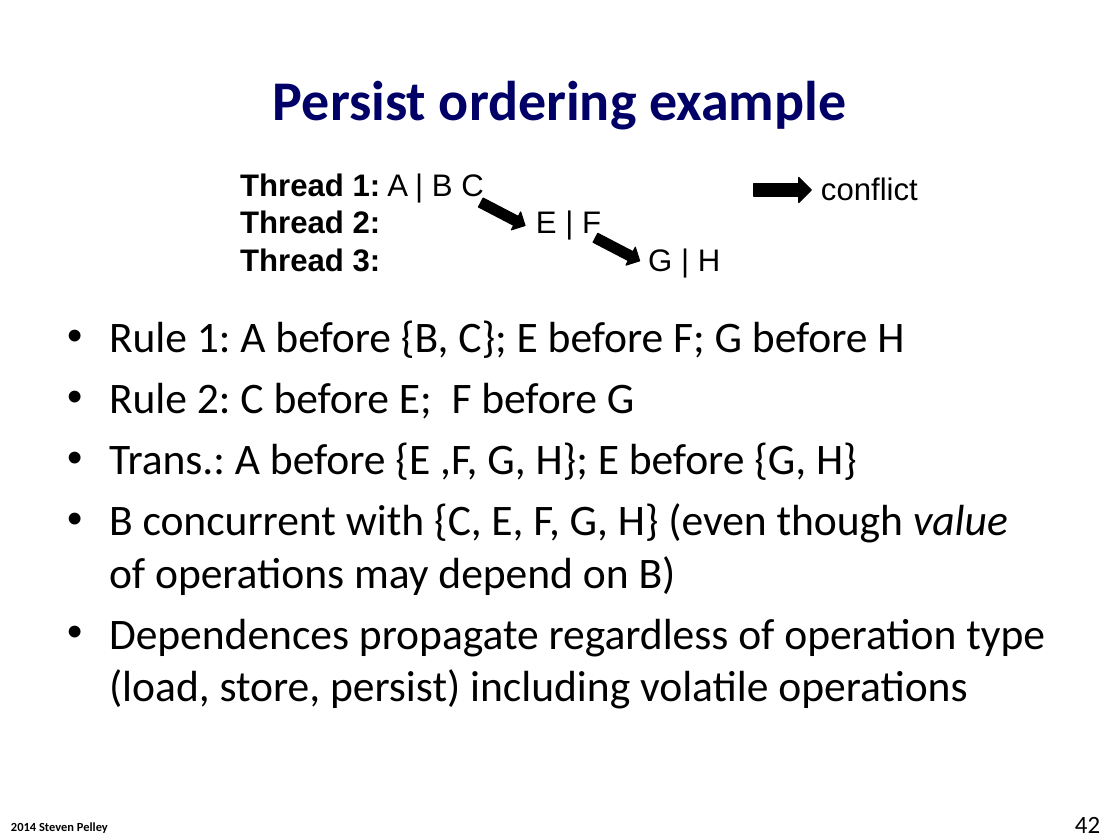
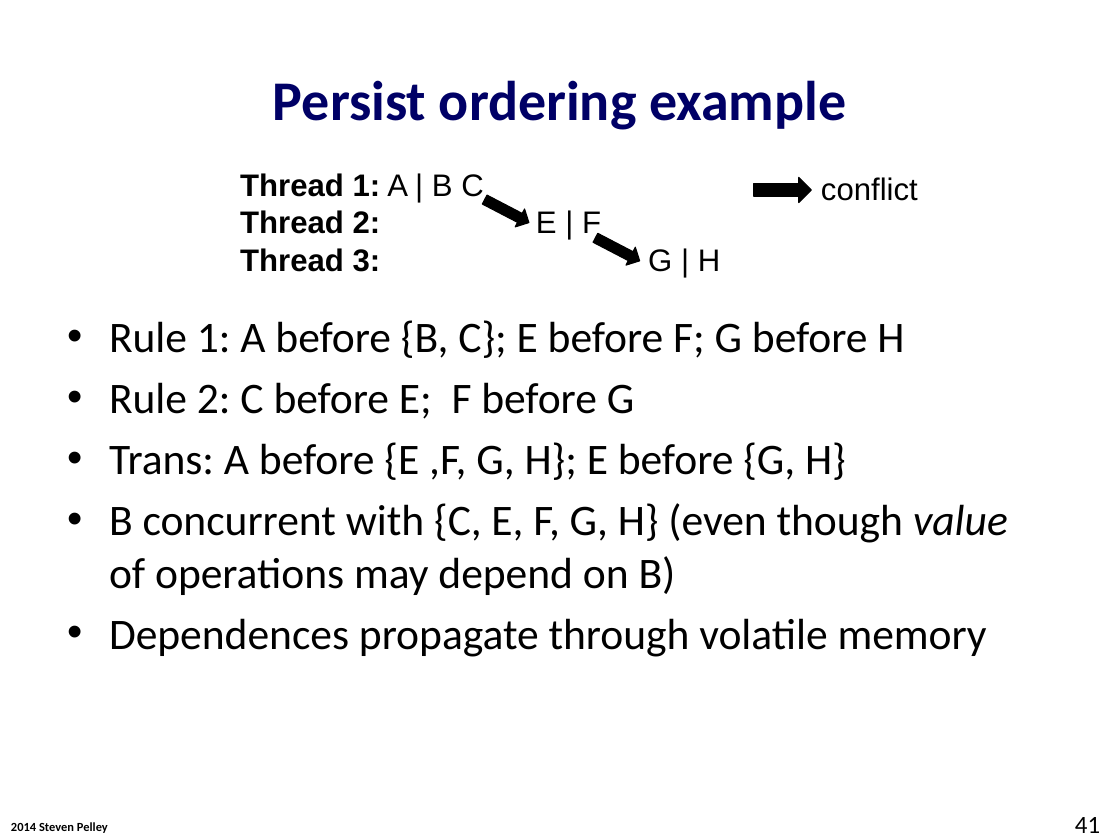
Before and after one commit to Abulila/dissertation, a slide deck: slide 41 of proposal/defense.pptx (slide 42 before the commit). Drawn at 1120x840 pixels with LibreOffice and Linux fonts; fonts in the diff are those of the drawing; background and template pictures are left out. Boxes give left, top, right and bottom in pixels: in the first picture for what was removed or moved away, otherwise in the second. Text is boxed around its words. In the diff, an @@ line names an element or a change of style, - is before the commit and + after.

```diff
--- a/proposal/defense.pptx
+++ b/proposal/defense.pptx
@@ right arrow: place and size @@
-right arrow at bbox=[476, 193, 530, 234]
+right arrow at bbox=[480, 191, 534, 232]
@@ text at bbox=[109, 442, 846, 480]: text changed @@
-• Trans.: A before {E ,F, G, H}; E before {G, H}
+• Trans: A before {E ,F, G, H}; E before {G, H}
@@ text at bbox=[109, 618, 987, 657]: text changed @@
-• Dependences propagate regardless of operation type (load, store, persist) including volatile operations
+• Dependences propagate through volatile memory
@@ page number at bbox=[1075, 817, 1100, 833]: text changed @@
-42
+41
```
Also in this commit, not shown: 2 other slides changed, 1 slide removed.
